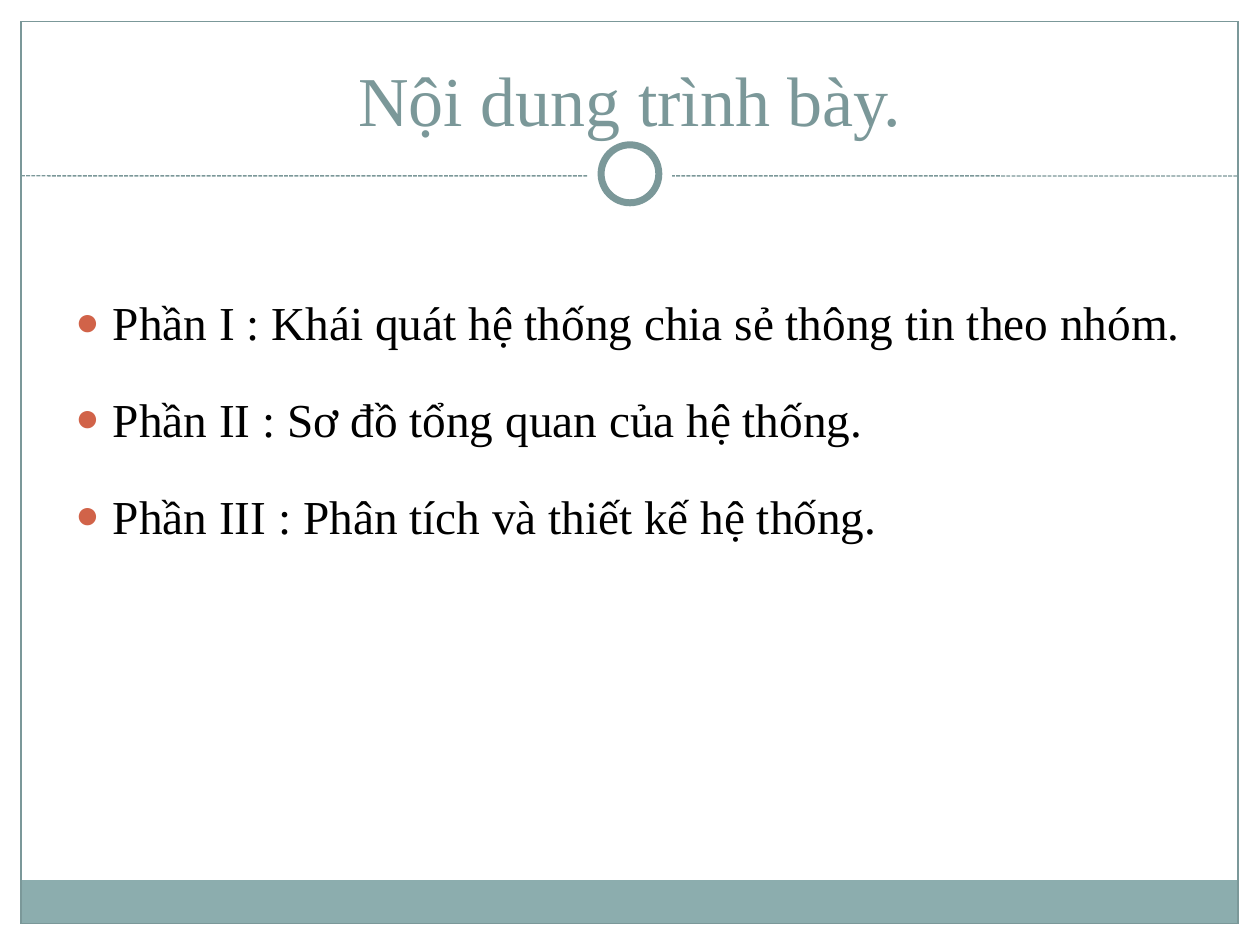
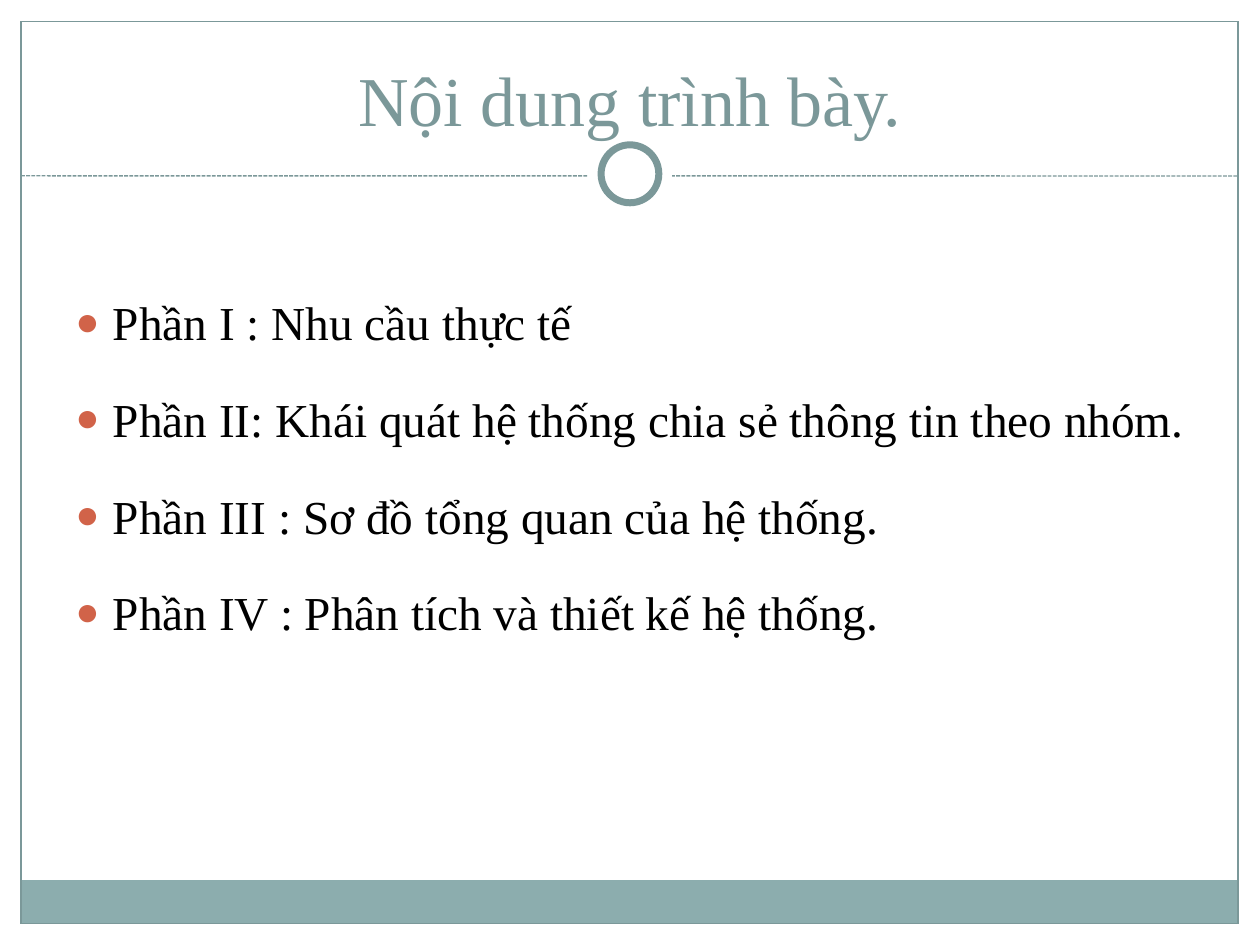
Before and after one commit to trungvdhp/netsharing, a slide deck: slide 2 of documents/Slide.ppt. Drawn at 1260x945 pixels with LibreOffice and Linux fonts; fonts in the diff are those of the drawing. Boxes give left, top, right and bottom in pixels: in the first picture for what was removed or moved away, otherwise in the second. Text is boxed around its words. In the diff, an @@ line names an element or a change of style, - is before the commit and + after.

```diff
--- a/documents/Slide.ppt
+++ b/documents/Slide.ppt
@@ text at (x1=113, y1=305, x2=1183, y2=640): text changed @@
-● Phần I : Khái quát hệ thống chia sẻ thông tin theo nhóm.
-● Phần II : Sơ đồ tổng quan của hệ thống.
-● Phần III : Phân tích và thiết kế hệ thống.
+● Phần I : Nhu cầu thực tế
+● Phần II: Khái quát hệ thống chia sẻ thông tin theo nhóm.
+● Phần III : Sơ đồ tổng quan của hệ thống.
+● Phần IV : Phân tích và thiết kế hệ thống.
```
Also in this commit, not shown: 6 other slides changed, 3 slides added, 5 slides removed.
